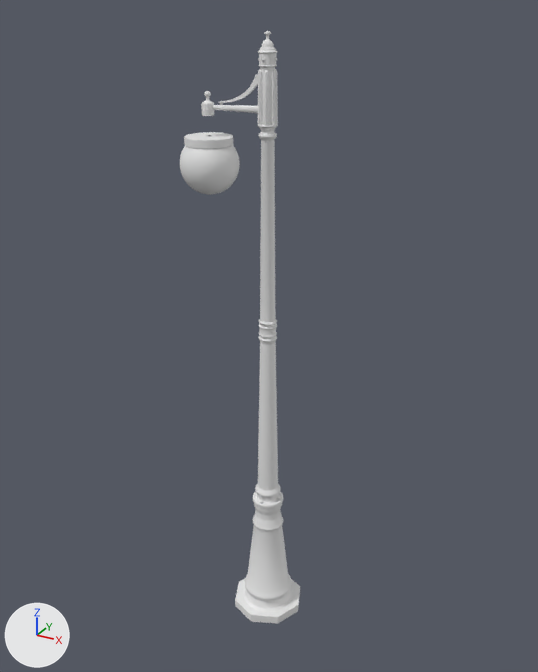
The FBX model ProjetFPV/Assets/Art/Meshes/Props/Modé/Lamp one bulb.fbx: old version first, new version second.
Rendered twice from a camera (50 mm lens) standing at (0.86, -5.5, 5.88) and looking at (-2.19, 0.03, 3.11). The axes (+X, +Y, +Z) are drawn at lower left. The lights are the same throughout. Where no turn or scale is listed for an object, it has been applied to the vertices.
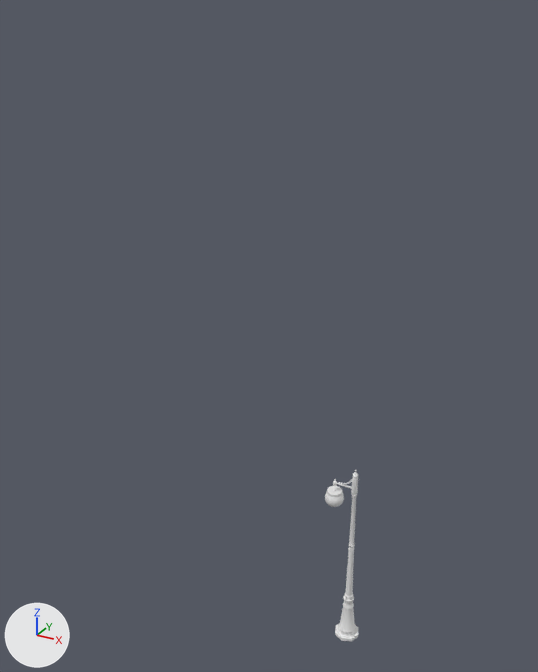
What differs and where, as boxes (x1, y1, x2, y2) in the pictures (538 x 672 px):
```json
{"object": "Object048", "change": "deleted", "before": [184, 30, 300, 624]}
{"object": "Object028", "change": "moved, rescaled", "before": [180, 131, 291, 609], "after": [325, 490, 344, 507], "on screen": "82% narrower, 96% shorter"}
{"object": "Cylinder027", "change": "added", "after": [333, 470, 358, 641]}
{"object": "Object033", "change": "added", "after": [327, 486, 343, 497]}
{"object": "Object032", "change": "added", "after": [338, 547, 355, 636]}
```

The change, as JSON lines over the scene's bpy script:
```json
{"op": "add", "block": "me_mesh_003", "code": ["me_mesh_003 = bpy.data.meshes.new('Mesh.003')", "me_mesh_003.from_pydata(...)  # 96 vertices, 80 faces; spans x -0.2736..-0.1263, y -0.0736..0.0737, z 1.6614..1.6868"]}
{"op": "add", "block": "me_mesh_002", "code": ["me_mesh_002 = bpy.data.meshes.new('Mesh.002')", "me_mesh_002.from_pydata(...)  # 192 vertices, 112 faces; spans x -0.09..0.09, y -0.09..0.09, z 0.04..1.72"]}
{"op": "add", "block": "me_mesh_1", "code": ["me_mesh_1 = bpy.data.meshes.new('Mesh')", "me_mesh_1.from_pydata(...)  # 2681 vertices, 5004 faces; spans x -0.22..0.13, y -0.13..0.13, z 0.0..1.98"]}
{"op": "remove", "block": "ob_object048", "code": ["ob_object048 = bpy.data.objects.new('Object048', me_mesh_001)", "ob_object048.location = (-2.17, -0.02, 0.02)"]}
{"op": "set", "path": "ob_object028.location", "old": "(-2.74, -0.02, 4.64)", "new": "(-1.44, -0.02, 1.6)"}
{"op": "set", "path": "ob_object028.scale", "old": "(0.0022, 0.0022, 0.0022)", "new": "(0.000764, 0.000764, 0.000764)"}
{"op": "add", "block": "ob_object033", "code": ["ob_object033 = bpy.data.objects.new('Object033', me_mesh_003)", "ob_object033.location = (-1.24, -0.02, 0.0)"]}
{"op": "add", "block": "ob_object032", "code": ["ob_object032 = bpy.data.objects.new('Object032', me_mesh_002)", "ob_object032.location = (-1.24, -0.02, 0.0)"]}
{"op": "add", "block": "ob_cylinder027", "code": ["ob_cylinder027 = bpy.data.objects.new('Cylinder027', me_mesh_1)", "ob_cylinder027.location = (-1.24, -0.02, 0.0)"]}
```
